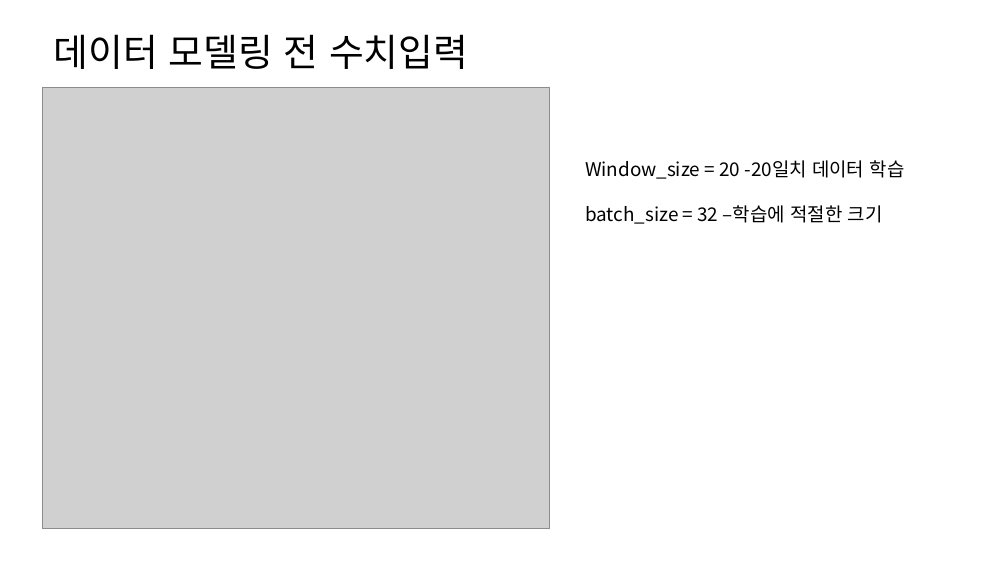
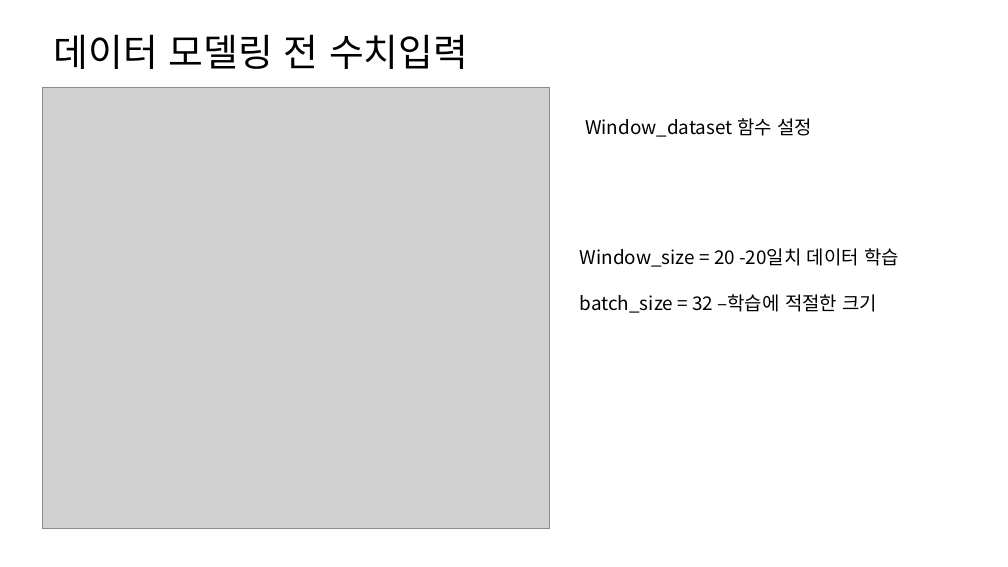
Before and after one commit to hanminJ/stock_analysis, a slide deck: slide 7 of 인공지능을 통한 주가예측.pptx. Drawn at 1008x567 pixels with LibreOffice and Linux fonts; fonts in the diff are those of the drawing; grey boxes stand for pictures. Boxes give left, top, right and bottom in pixels: in the first picture for what was removed or moved away, otherwise in the second. Text is boxed around its words. In the diff, an @@ line names an element or a change of style, - is before the commit and + after.

```diff
--- a/인공지능을 통한 주가예측.pptx
+++ b/인공지능을 통한 주가예측.pptx
@@ text added at (585, 118, 812, 137), 18 pt, text #000000 @@
+Window_dataset 함수 설정
@@ text "Window_size = 20 -20일치 데이터 ...": place and size @@
-text "Window_size = 20 -20일치 데이터 ..." at (585, 160, 905, 224)
+text "Window_size = 20 -20일치 데이터 ..." at (580, 248, 899, 313)
```
Also in this commit, not shown: 3 other slides changed.
